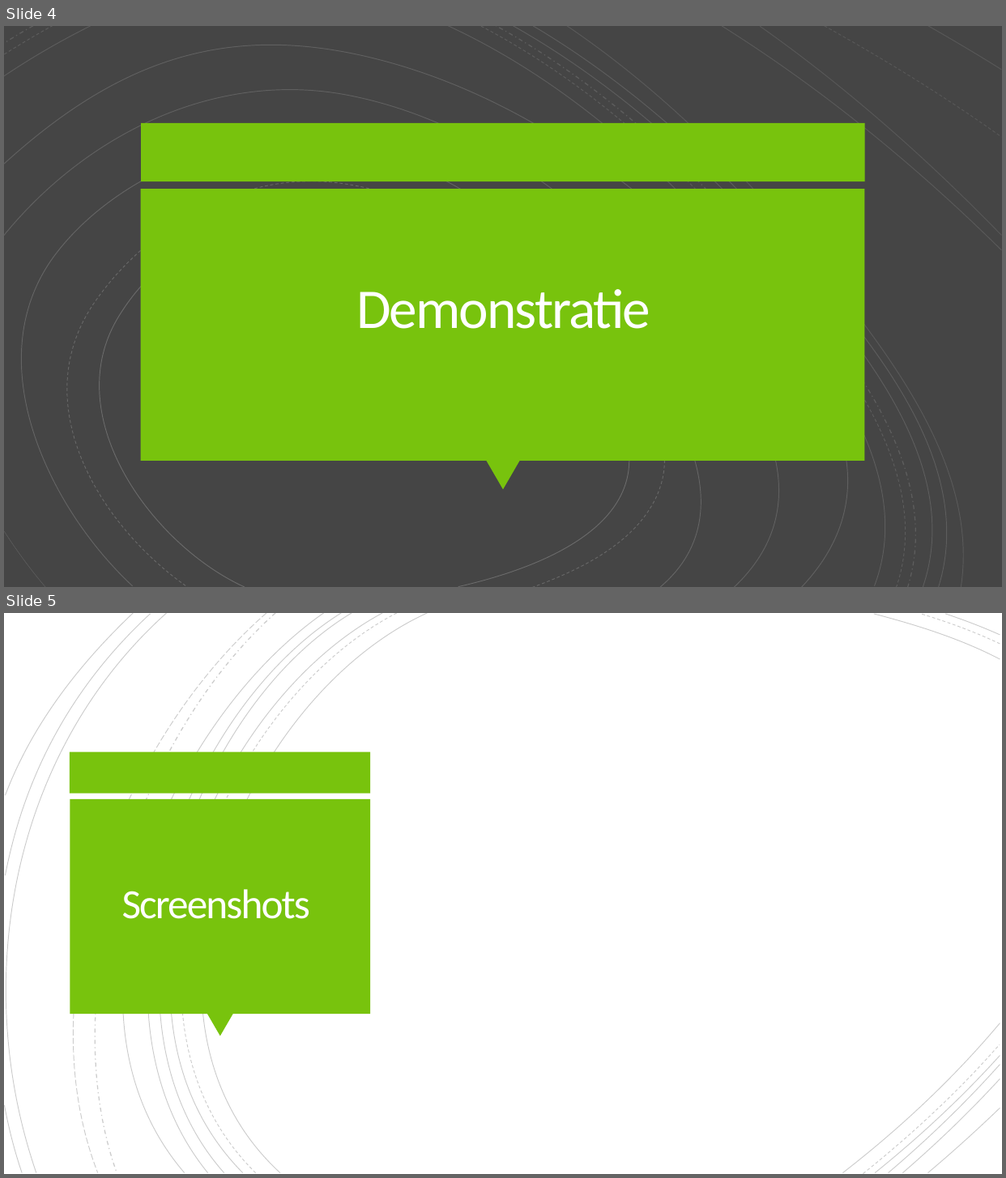
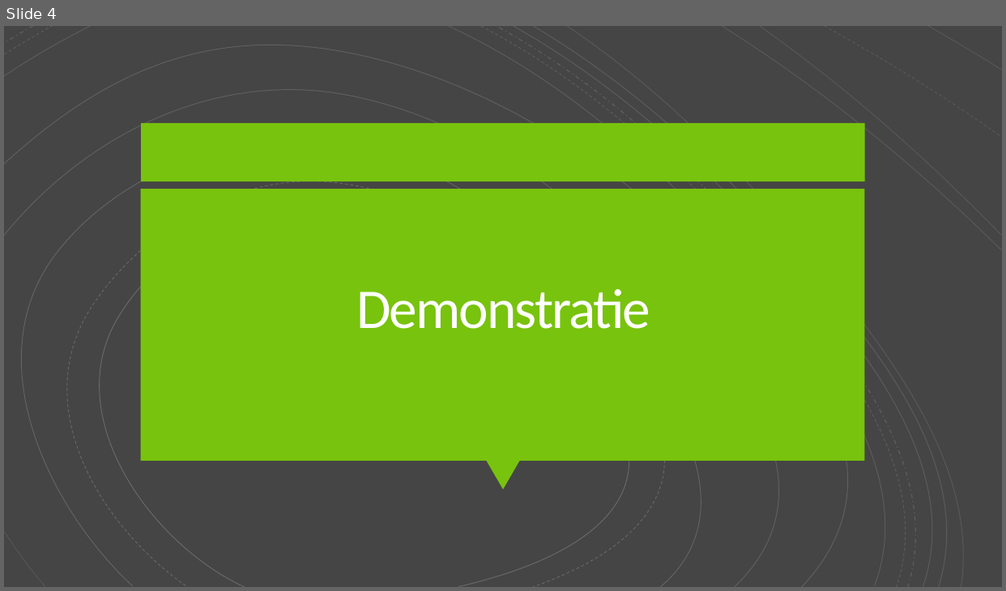
Before and after one commit to JarneEveraerts/ProjectWerk, a slide deck: Documentatie/Groepsproject AllPhi.pptx. Shown one above the other, each under a label of ours: slides 4 and 5 before the commit, slide 4 after it. The pictures are 1006x1178 and 1006x591 pixels, drawn with LibreOffice and Linux fonts; fonts in the diff are those of the drawing. Boxes give left, top, right and bottom in pixels: in the first picture for what was removed or moved away, otherwise in the second. Text is boxed around its words. In the diff, an @@ line names an element or a change of style, - is before the commit and + after.

```diff
--- a/Documentatie/Groepsproject AllPhi.pptx
+++ b/Documentatie/Groepsproject AllPhi.pptx
@@ slide 5 removed at bbox=[4, 613, 1002, 1174], background #FFFFFF @@
@@ group removed at bbox=[4, 613, 1000, 1174]: 21 freeform shapes @@
@@ rectangle removed at bbox=[70, 752, 371, 794] @@
@@ rectangle removed at bbox=[70, 799, 370, 1014] @@
@@ title removed at bbox=[122, 889, 310, 919] @@
-Screenshots
@@ triangle removed at bbox=[206, 1014, 233, 1037] @@
```
Also in this commit, not shown: 4 slides changed, 1 slide added, 6 other slides removed.
